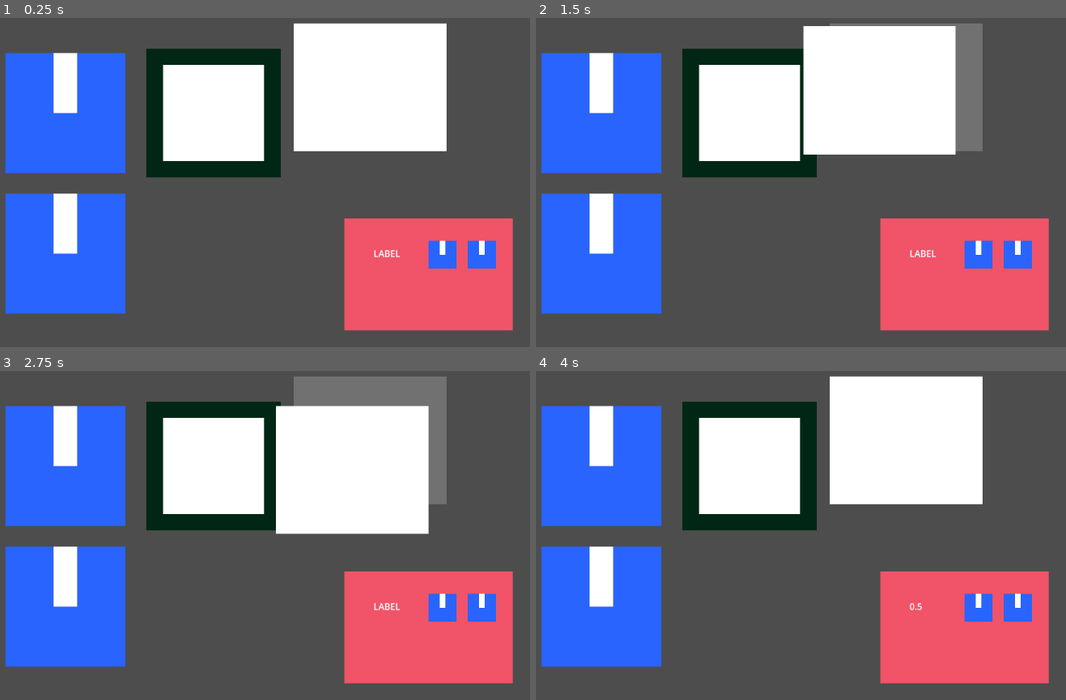
Above: before the commit, frames 1-4 (two rows, left to right).
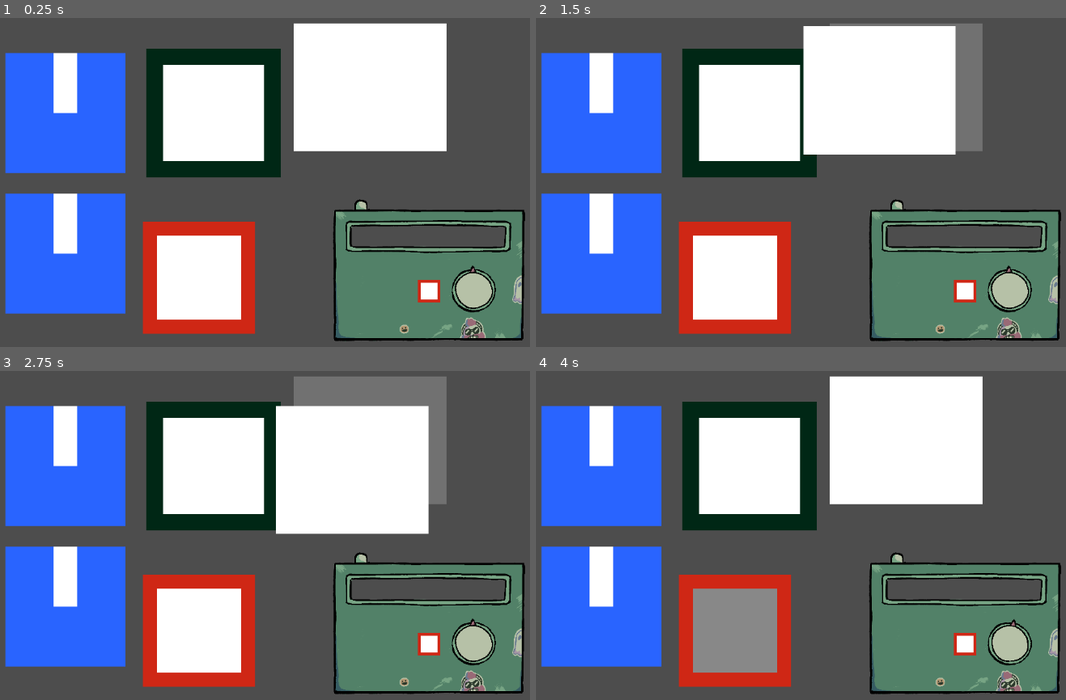
Above: after the commit, the same moments.

Repository: torpeedoo/Bad-Idea-Game-Jam-2026
Game: Godot game, scene res://Machines/Interaction/InteractionTest.tscn
Two runs of this game, one before a commit and one after it. Both use one fixed random seed, a clock stepped at 60 frames per second and the inputs below. The project has no main scene, so this scene is started directly.
Inputs (mouse positions are in pixels of both pictures, inside the frame that each line leads up to):
- Up to frame 1 (0.25 s): no input
- Up to frame 2 (1.5 s): tap Enter at 0.5 s; drag from (748, 113) to (907, 87) at 0.52 s; drag from (907, 87) to (748, 113) at 1.27 s
- Up to frame 3 (2.75 s): move the mouse to (349, 469) at 2.02 s; press the mouse at (349, 469) at 2.03 s
- Up to frame 4 (4 s): release the mouse at (885, 469) at 2.75 s; tap Space at 2.75 s; drag from (790, 621) to (885, 469) at 2.77 s; tap Enter at 3.5 s; move the mouse to (1018, 604) at 3.52 s; press the mouse at (1018, 604) at 3.53 s

The runs differ from the first frame. In frame 1, 22% of the frame differs, in the area x 26-100%, y 55-99%; in frame 2, 22%; in frame 3, 22%; in frame 4, 22%.

Commit message:
Radio Audio

Diff:
--- a/Machines/Interaction/InteractionTest.tscn
+++ b/Machines/Interaction/InteractionTest.tscn
@@ -4,6 +4,18 @@
 [ext_resource type="PackedScene" uid="uid://dxsxt0bchwxhu" path="res://Machines/Interaction/Button/Button.tscn" id="2_i2t0e"]
 [ext_resource type="PackedScene" uid="uid://ode4m2gq0be4" path="res://Machines/Interaction/Dragable Object/DragableObject.tscn" id="3_fqe5a"]
 [ext_resource type="PackedScene" uid="uid://bnryh240opje2" path="res://Machines/Radio/Radio.tscn" id="4_i2t0e"]
+[ext_resource type="Script" uid="uid://c5j8wvg8vdqda" path="res://Machines/Radio/Stations/Core/Station.gd" id="5_cxftv"]
+[ext_resource type="AudioStream" uid="uid://ca33qi606c2oh" path="res://Machines/Radio/Stations/test stations/morse/Loop-able Morse Code.mp3" id="6_n8s42"]
+[ext_resource type="Resource" uid="uid://d2p8hbo5a1uyv" path="res://Machines/Radio/Stations/test stations/music1/music1.tres" id="7_6u05i"]
+[ext_resource type="PackedScene" uid="uid://c0lkwx5emg58d" path="res://Machines/Interaction/Switch/Switch.tscn" id="7_n8s42"]
+
+[sub_resource type="Resource" id="Resource_6u05i"]
+script = ExtResource("5_cxftv")
+station_name = "Morse"
+station_freq = 90.0
+bandwith = 1.0
+audiostream = ExtResource("6_n8s42")
+metadata/_custom_type_script = "uid://c5j8wvg8vdqda"
 
 [node name="InteractionTest" type="Node2D" unique_id=171200832]
 
@@ -25,3 +37,8 @@
 
 [node name="radio" parent="." unique_id=909828567 instance=ExtResource("4_i2t0e")]
 position = Vector2(827, 462)
+stations = Array[ExtResource("5_cxftv")]([SubResource("Resource_6u05i"), ExtResource("7_6u05i")])
+
+[node name="Switch" parent="." unique_id=2043333564 instance=ExtResource("7_n8s42")]
+position = Vector2(418, 468)
+scale = Vector2(5, 5)
--- /dev/null
+++ b/Machines/Interaction/Switch/Switch.gd
@@ -0,0 +1,45 @@
+extends Node2D
+class_name CustomSwitch
+
+signal clicked
+
+@export var switch_state: bool = false
+@export var interaction_area: Area2D
+@export var switch_up_sprite: Node
+@export var switch_down_sprite: Node
+@export var click_sfx: AudioStreamPlayer
+
+var is_clicking: bool = false
+
+func _ready():
+	switch()
+	if interaction_area:
+		interaction_area.input_event.connect(on_click)
+
+func _process(delta):
+	if is_clicking:
+		if Input.is_action_just_released("lmb"):
+			unclick()
+
+func switch():
+	switch_state = !switch_state
+	switch_up_sprite.visible = switch_state
+	switch_down_sprite.visible = !switch_state
+
+func click():
+	switch()
+	play_sfx()
+	is_clicking = true
+	clicked.emit()
+
+func unclick():
+	pass
+
+func play_sfx():
+	if !click_sfx:
+		return
+	click_sfx.play()
+
+func on_click(viewport: Node, input: InputEvent, shape_idx: int):
+	if input.is_action_pressed("lmb"):
+		click()
--- /dev/null
+++ b/Machines/Interaction/Switch/Switch.tscn
@@ -0,0 +1,71 @@
+[gd_scene format=3 uid="uid://c0lkwx5emg58d"]
+
+[ext_resource type="Script" uid="uid://bepyx1y0smu72" path="res://Machines/Interaction/Switch/Switch.gd" id="1_wu4bc"]
+[ext_resource type="AudioStream" uid="uid://ck0x5yk8tfgqx" path="res://Machines/Interaction/SFX/computer-mouse-click-352734_short.mp3" id="2_nmij2"]
+
+[sub_resource type="RectangleShape2D" id="RectangleShape2D_wudi0"]
+size = Vector2(40, 40)
+
+[node name="Switch" type="Node2D" unique_id=1919514698 node_paths=PackedStringArray("interaction_area", "switch_up_sprite", "switch_down_sprite", "click_sfx")]
+script = ExtResource("1_wu4bc")
+interaction_area = NodePath("Area2D")
+switch_up_sprite = NodePath("Button/up")
+switch_down_sprite = NodePath("Button/down")
+click_sfx = NodePath("Click")
+
+[node name="BG" type="Node2D" parent="." unique_id=261675697]
+
+[node name="ColorRect" type="ColorRect" parent="BG" unique_id=554504963]
+anchors_preset = 8
+anchor_left = 0.5
+anchor_top = 0.5
+anchor_right = 0.5
+anchor_bottom = 0.5
+offset_left = -20.0
+offset_top = -20.0
+offset_right = 20.0
+offset_bottom = 20.0
+grow_horizontal = 2
+grow_vertical = 2
+mouse_filter = 1
+color = Color(0.8117647, 0.15294118, 0.08235294, 1)
+
+[node name="Button" type="Node2D" parent="." unique_id=1588033695]
+
+[node name="down" type="ColorRect" parent="Button" unique_id=2051285326]
+anchors_preset = 8
+anchor_left = 0.5
+anchor_top = 0.5
+anchor_right = 0.5
+anchor_bottom = 0.5
+offset_left = -15.0
+offset_top = -15.0
+offset_right = 15.0
+offset_bottom = 15.0
+grow_horizontal = 2
+grow_vertical = 2
+mouse_filter = 1
+color = Color(0.5330367, 0.5330367, 0.5330367, 1)
+
+[node name="up" type="ColorRect" parent="Button" unique_id=271485351]
+anchors_preset = 8
+anchor_left = 0.5
+anchor_top = 0.5
+anchor_right = 0.5
+anchor_bottom = 0.5
+offset_left = -15.0
+offset_top = -15.0
+offset_right = 15.0
+offset_bottom = 15.0
+grow_horizontal = 2
+grow_vertical = 2
+mouse_filter = 1
+
+[node name="Area2D" type="Area2D" parent="." unique_id=1965859506]
+
+[node name="CollisionShape2D" type="CollisionShape2D" parent="Area2D" unique_id=645561118]
+shape = SubResource("RectangleShape2D_wudi0")
+
+[node name="Click" type="AudioStreamPlayer" parent="." unique_id=883877666]
+stream = ExtResource("2_nmij2")
+volume_db = -5.474
--- a/Machines/Radio/Radio.tscn
+++ b/Machines/Radio/Radio.tscn
@@ -1,43 +1,82 @@
 [gd_scene format=3 uid="uid://bnryh240opje2"]
 
 [ext_resource type="Script" uid="uid://dvcgm78i0vtrg" path="res://Machines/Radio/RadioManager.gd" id="1_2o24j"]
-[ext_resource type="PackedScene" uid="uid://btq0dk4lkt3jv" path="res://Machines/Interaction/Dial/Dial.tscn" id="1_koy6x"]
+[ext_resource type="Texture2D" uid="uid://npklr4oucu0x" path="res://Machines/Radio/Art/RadioBase.png" id="2_7se1i"]
+[ext_resource type="AudioStream" uid="uid://6dhdihl0ix11" path="res://Machines/Radio/Stations/Core/Radio_static.mp3" id="3_55gqe"]
+[ext_resource type="Script" uid="uid://cxol7yofkmdfv" path="res://Machines/Interaction/Dial/dial.gd" id="3_siki7"]
+[ext_resource type="PackedScene" uid="uid://c0lkwx5emg58d" path="res://Machines/Interaction/Switch/Switch.tscn" id="4_55gqe"]
+[ext_resource type="Texture2D" uid="uid://b4g1wrqva2d7h" path="res://Machines/Radio/Art/Radio_dial_move.png" id="4_iiayk"]
+[ext_resource type="Texture2D" uid="uid://ugqbdxabb5r6" path="res://Machines/Radio/Art/Radio_dials_base.png" id="5_ecaeb"]
 
-[node name="radio" type="Node2D" unique_id=909828567 node_paths=PackedStringArray("seek_dial", "tune_dial", "freq_display")]
+[node name="radio" type="Node2D" unique_id=909828567 node_paths=PackedStringArray("tune_dial", "freq_display", "static_audio", "am_fm_switch")]
 script = ExtResource("1_2o24j")
-seek_dial = NodePath("seek_dial")
 tune_dial = NodePath("tune_dial")
 freq_display = NodePath("Label")
+static_audio = NodePath("Static")
+am_fm_switch = NodePath("Switch")
 
-[node name="ColorRect" type="ColorRect" parent="." unique_id=2085331680]
-anchors_preset = 8
+[node name="radio_base" type="Sprite2D" parent="." unique_id=684387340]
+scale = Vector2(0.275, 0.275)
+texture = ExtResource("2_7se1i")
+
+[node name="tune_dial" type="Node2D" parent="." unique_id=1981570356 node_paths=PackedStringArray("knob", "knob_point", "middle_point")]
+position = Vector2(79, 29)
+scale = Vector2(1.5, 1.5)
+script = ExtResource("3_siki7")
+knob = NodePath("knob")
+knob_point = NodePath("knob/knob_point")
+middle_point = NodePath("middle_pooint")
+
+[node name="knob" type="Marker2D" parent="tune_dial" unique_id=1862592574]
+
+[node name="knob_point" type="Marker2D" parent="tune_dial/knob" unique_id=323614719]
+position = Vector2(0, -25)
+
+[node name="ColorRect" type="ColorRect" parent="tune_dial/knob" unique_id=1612735489]
+visible = false
+z_index = 1
+anchors_preset = 7
 anchor_left = 0.5
-anchor_top = 0.5
+anchor_top = 1.0
 anchor_right = 0.5
-anchor_bottom = 0.5
-offset_left = -150.0
-offset_top = -100.0
-offset_right = 150.0
-offset_bottom = 100.0
+anchor_bottom = 1.0
+offset_left = -5.0
+offset_top = -25.0
+offset_right = 5.0
 grow_horizontal = 2
-grow_vertical = 2
+grow_vertical = 0
 mouse_filter = 1
-color = Color(0.9427782, 0.32525826, 0.40626672, 1)
 
-[node name="seek_dial" parent="." unique_id=2135038461 instance=ExtResource("1_koy6x")]
-position = Vector2(25, -35)
-min_val = 80.0
-max_val = 180.0
-MAX_DIST = 500
+[node name="Sprite2D" type="Sprite2D" parent="tune_dial/knob" unique_id=120106768]
+z_index = 1
+texture_filter = 1
+rotation = -1.7941985
+scale = Vector2(0.235, 0.235)
+texture = ExtResource("4_iiayk")
 
-[node name="tune_dial" parent="." unique_id=1981570356 instance=ExtResource("1_koy6x")]
-position = Vector2(95, -35)
-max_val = 1.0
-MAX_DIST = 500
+[node name="BG_sprite" type="Node2D" parent="tune_dial" unique_id=1445610982]
+
+[node name="Sprite2D" type="Sprite2D" parent="tune_dial/BG_sprite" unique_id=333836920]
+texture_filter = 1
+scale = Vector2(0.2, 0.2)
+texture = ExtResource("5_ecaeb")
+
+[node name="middle_pooint" type="Marker2D" parent="tune_dial" unique_id=581374145]
+position = Vector2(0, -25)
+
+[node name="Switch" parent="." unique_id=1919514698 instance=ExtResource("4_55gqe")]
+position = Vector2(1, 30)
 
 [node name="Label" type="Label" parent="." unique_id=181814676]
+visible = false
 offset_left = -98.0
 offset_top = -49.0
 offset_right = -50.0
 offset_bottom = -26.0
 text = "LABEL"
+
+[node name="Static" type="AudioStreamPlayer" parent="." unique_id=2068942875]
+stream = ExtResource("3_55gqe")
+volume_db = -25.544
+autoplay = true
+parameters/looping = true
--- a/Machines/Radio/RadioManager.gd
+++ b/Machines/Radio/RadioManager.gd
@@ -1,34 +1,97 @@
 extends Node
 
-@export var seek_dial: Dial
+@export_category("References")
 @export var tune_dial: Dial
 @export var freq_display: Label
+@export var static_audio: AudioStreamPlayer
+@export var am_fm_switch: CustomSwitch
 
-var stations: Array
+@export_category("Params")
+@export var stations: Array[Station] = []
+@export_range(88.0, 106.0, 0.2) var frequency
+@export var am_fm: Station.AM_FM = Station.AM_FM.FM
 
-var frequency: float = 0.0
+var am_bounds: Array = [0, 18]
+var fm_bounds: Array = [80, 110]
+var station_audiostreams: Array[AudioStreamPlayer] = []
 
 func _ready():
-	if seek_dial:
-		seek_dial.moved_dial.connect(update_freq)
 	if tune_dial:
-		tune_dial.moved_dial.connect(update_freq)
+		_am_fm_change()
+		tune_dial.moved_dial.connect(_update_freq)
+	if am_fm_switch:
+		am_fm_switch.clicked.connect(_am_fm_change)
+	if stations:
+		_load_stations()
 
-func load_stations():
-	#TODO#
-	#load stations from the level manager
-	pass
+func _fade_stations():
+	var strongest_signal := 0.0
 
-func update_display():
+	for i in range(stations.size()):
+		var station = stations[i]
+
+		if am_fm != station.am_fm:
+
+			if station_audiostreams.size() > i:
+				station_audiostreams[i].volume_db = -80
+
+			continue
+
+		var player = station_audiostreams[i]
+
+		var distance = abs(frequency - station.station_freq)
+		var strength = clamp(1.0 - (distance / station.bandwith), 0.0, 1.0)
+
+		strength = strength * strength
+
+		strongest_signal = max(strongest_signal, strength)
+
+		if strength > 0.001:
+			player.volume_db = linear_to_db(strength)
+		else:
+			player.volume_db = -80.0
+
+	# Static gets louder when no station is strong
+	if static_audio:
+		var static_strength = clamp(1.0 - strongest_signal, 0.0, 1.0)
+
+		if static_strength > 0.001:
+			static_audio.volume_db = linear_to_db(static_strength)
+		else:
+			static_audio.volume_db = -80.0
+
+func _load_stations():
+	station_audiostreams = []
+
+	for _station in stations:
+		var temp_station = AudioStreamPlayer.new()
+		temp_station.name = _station.station_name + "_audiostream"
+		temp_station.stream = _station.audiostream
+		temp_station.stream.loop = true
+		temp_station.volume_db = -80
+		add_child(temp_station)
+		temp_station.play()
+		station_audiostreams.append(temp_station)
+
+func _update_display():
 	freq_display.text = str(snapped(frequency, 0.01))
 
-func update_freq():
-	frequency = floor(seek_dial.get_val()) + tune_dial.get_val()
-	update_display()
+func _am_fm_change():
+	if am_fm_switch.switch_state == true:
+		am_fm = Station.AM_FM.AM
+	elif am_fm_switch.switch_state == false:
+		am_fm = Station.AM_FM.FM
 
-func fade_stations():
-	#TODO#
-	#Not quite sure how to audios based on their station value yet.
-	#Maybe remap station value to volume level for two closest stations?
-	#Or find absolute distance from current frequency to closest two stations fo their volume level.
-	pass
+	if am_fm == Station.AM_FM.FM:
+		tune_dial.min_val = fm_bounds[0]
+		tune_dial.max_val = fm_bounds[1]
+	elif am_fm == Station.AM_FM.AM:
+		tune_dial.min_val = am_bounds[0]
+		tune_dial.max_val = am_bounds[1]
+
+	_update_freq()
+
+func _update_freq():
+	frequency = tune_dial.get_val()
+	_update_display()
+	_fade_stations()
--- /dev/null
+++ b/Machines/Radio/Stations/Core/Station.gd
@@ -0,0 +1,9 @@
+extends Resource
+class_name Station
+
+@export var station_name: String
+@export var station_freq: float
+@export_range(0.0, 1, 0.1) var bandwith
+enum AM_FM {AM, FM}
+@export var am_fm: AM_FM = AM_FM.FM
+@export var audiostream: AudioStream
--- /dev/null
+++ b/Machines/Radio/Stations/test stations/morse/morse.tres
@@ -0,0 +1,12 @@
+[gd_resource type="Resource" script_class="Station" format=3 uid="uid://bw4g0itkjodg4"]
+
+[ext_resource type="Script" uid="uid://c5j8wvg8vdqda" path="res://Machines/Radio/Stations/Core/Station.gd" id="1_3oixi"]
+[ext_resource type="AudioStream" uid="uid://ca33qi606c2oh" path="res://Machines/Radio/Stations/test stations/morse/Loop-able Morse Code.mp3" id="1_aem4n"]
+
+[resource]
+script = ExtResource("1_3oixi")
+station_name = "Morse"
+station_freq = 89.8
+bandwith = 0.2
+audiostream = ExtResource("1_aem4n")
+metadata/_custom_type_script = "uid://c5j8wvg8vdqda"
--- /dev/null
+++ b/Machines/Radio/Stations/test stations/music1/music1.tres
@@ -0,0 +1,12 @@
+[gd_resource type="Resource" script_class="Station" format=3 uid="uid://d2p8hbo5a1uyv"]
+
+[ext_resource type="AudioStream" uid="uid://bam5766uld20h" path="res://Machines/Radio/Stations/test stations/music1/Suspence orchestral_1.mp3" id="1_73mgi"]
+[ext_resource type="Script" uid="uid://c5j8wvg8vdqda" path="res://Machines/Radio/Stations/Core/Station.gd" id="1_yrag0"]
+
+[resource]
+script = ExtResource("1_yrag0")
+station_name = "music1"
+station_freq = 80.0
+bandwith = 1.0
+audiostream = ExtResource("1_73mgi")
+metadata/_custom_type_script = "uid://c5j8wvg8vdqda"
Not shown, added: Machines/Interaction/SFX/Menu_click.mp3.import
Not shown, added: Machines/Interaction/SFX/Menu_click_1.mp3.import
Not shown, added: Machines/Interaction/SFX/Menu_click_2.mp3.import
Not shown, added: Machines/Interaction/SFX/Menu_click_3.mp3.import
Not shown, added: Machines/Interaction/SFX/computer-mouse-click-352734_short.mp3.import
Not shown, added: Machines/Interaction/Switch/Switch.gd.uid
Binary file added: Machines/Radio/Art/RadioBase.png
Not shown, added: Machines/Radio/Art/RadioBase.png.import
Binary file added: Machines/Radio/Art/RadioBaseNoStickers.png
Not shown, added: Machines/Radio/Art/RadioBaseNoStickers.png.import
Binary file added: Machines/Radio/Art/RadioButtons.png
Not shown, added: Machines/Radio/Art/RadioButtons.png.import
(and 16 more such lines)
